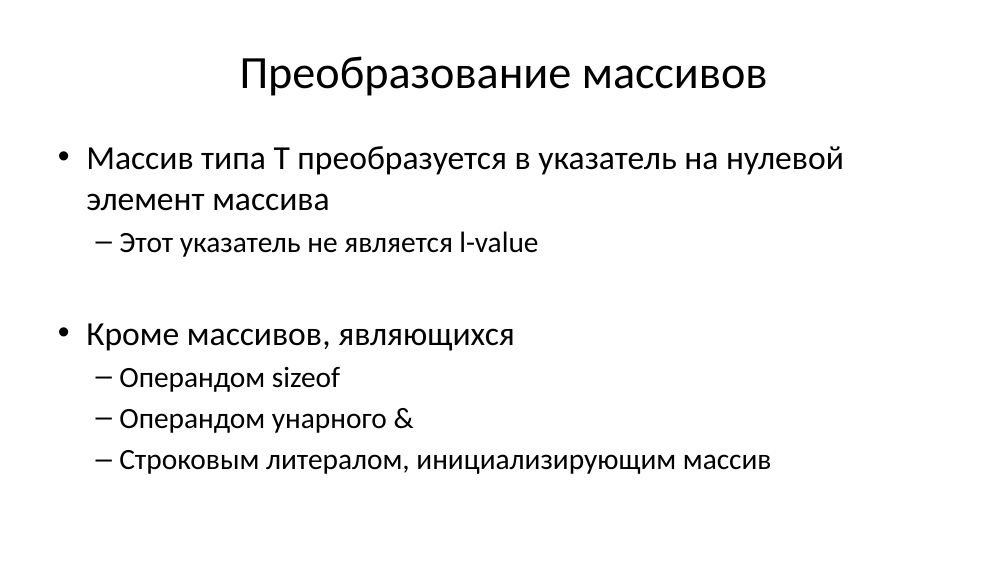
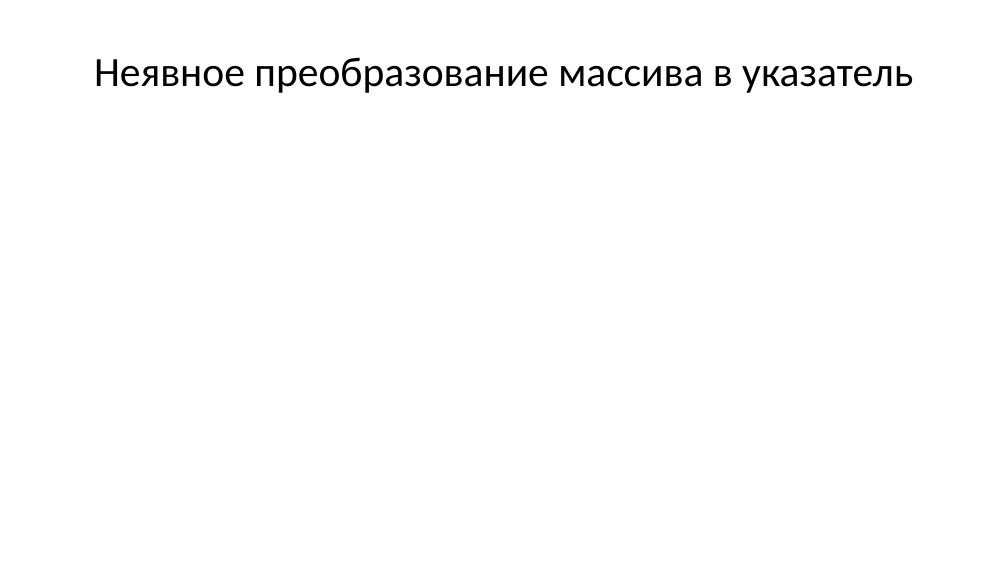
Before and after one commit to Evgueni-Petrov-aka-espetrov/Algorithms-and-Programming-in-C-pptx, a slide deck: slide 44 of 03.75 Преобразования типов.pptx (slide 12 before the commit). Drawn at 1008x567 pixels with LibreOffice and Linux fonts; fonts in the diff are those of the drawing. Boxes give left, top, right and bottom in pixels: in the first picture for what was removed or moved away, otherwise in the second. Text is boxed around its words. In the diff, an @@ line names an element or a change of style, - is before the commit and + after.

```diff
--- a/03.75 Преобразования типов.pptx
+++ b/03.75 Преобразования типов.pptx
@@ title at <box>94,57,913,93</box>: text changed; size 44 to 39.6 pt @@
-Преобразование массивов
+Неявное преобразование массива в указатель
@@ text removed at <box>86,146,844,474</box> @@
-• Массив типа Т преобразуется в указатель на нулевой элемент массива
-  – Этот указатель не является l-value
-• Кроме массивов, являющихся
-  – Операндом sizeof
-  – Операндом унарного &
-  – Строковым литералом, инициализирующим массив
```
Also in this commit, not shown: 12 other slides changed, 59 slides added, 2 slides removed.
